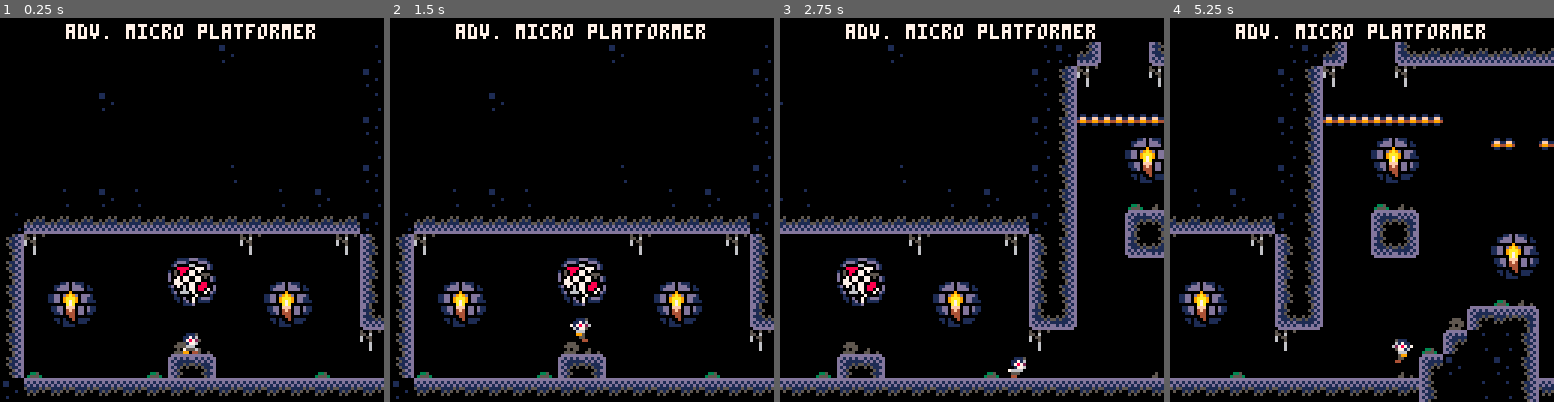
Above: before the commit, frames 1-4 (left to right).
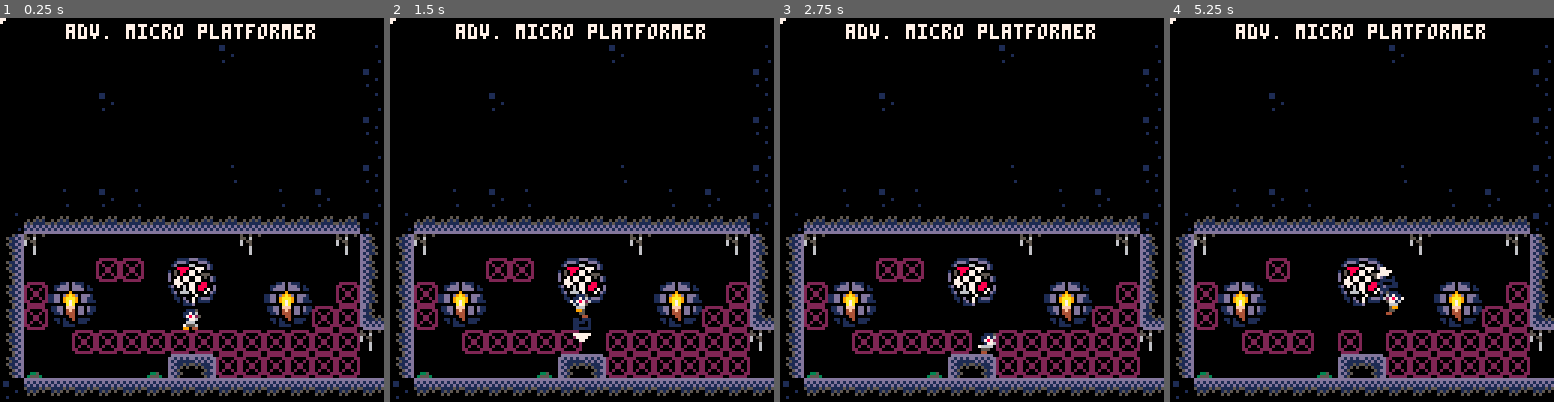
Above: after the commit, the same moments.

Repository: AntonPetrochenko/old48
Game: PICO-8 cartridge test.p8
The game is run twice, just before and just after one commit, with the same random seed, the same clock (stepped at 60 frames per second) and the same inputs.
Inputs:
- Up to frame 1 (0.25 s): no input
- Up to frame 2 (1.5 s): tap X (X key) at 0.33, 1.07 s; tap O (Z key) at 0.7 s
- Up to frame 3 (2.75 s): hold Right 1.6-2.1 s; tap O (Z key) at 1.7, 2.1, 2.5 s; tap X (X key) at 1.85 s; hold Up 2.15-2.42 s; hold Right from 2.47 s (still down)
- Up to frame 4 (5.25 s): tap O (Z key) every 0.4 s from 2.9 to 4.9 s; tap X (X key) at 2.97, 4.08, 5.2 s; release Right at 3.03 s; hold Left 3.08-3.58 s; hold Down 3.63-3.97 s; hold Right 4.02-4.68 s; hold Up 4.73-5.03 s; hold Left from 5.08 s (still down)

The runs differ from the first frame. In frame 1, 5.8% of the frame differs, in the area x 0-94%, y 0-94%; in frame 2, 5.7%; in frame 3, 26%; in frame 4, 28%, in the area x 0-100%, y 0-100%.

Commit message:
Progress

Diff:
--- a/test.p8
+++ b/test.p8
@@ -59,6 +59,10 @@
 	if abs(yd)>=ys then return false end
 
 	return true
+end
+
+function fget_at(x,y,f)
+	return fget(mget(flr(x/8),flr(y/8)),f)
 end
 
 --check if pushing into side tile and resolve.
@@ -117,13 +121,16 @@
 function collide_roof(self)
 	--check for collision at multiple points along the top
 	--of the sprite: left, center, and right.
+	local landed = false
 	for i=-(self.w/3),(self.w/3),2 do
 		if fget(mget((self.x+i)/8,(self.y-(self.h/2))/8),0) then
 			self.dy=0
 			self.y=flr((self.y-(self.h/2))/8)*8+8+(self.h/2)
 			self.jump_hold_time=0
+			landed = true
 		end
 	end
+	return landed
 end
 
 --make 2d vector
@@ -152,6 +159,23 @@
 
 --round to the nearest whole number.
 function round(a) return flr(a+0.5) end
+
+--vector length
+function vec_length(x,y)
+	return sqrt(sqr(x)+sqr(y))
+end
+
+--normalize vec
+function vec_normalize(x,y)
+	local l = vec_length(x,y)
+	return x/l,y/l
+end
+
+function vec_angle(ex,ey,sx,sy)
+	local sx = sx or 0
+	local sy = sy or 0
+	return atan2(sx - ex, sy - ey)
+end
 
 
 --utils
@@ -183,6 +207,31 @@
 	local startx=x-(len/2)
 	local starty=y-2
 	printo(str,startx,starty,col,col_bg)
+end
+
+function rspr(sx,sy,x,y,a,w)
+    local ca,sa=cos(a),sin(a)
+    local srcx,srcy
+    local ddx0,ddy0=ca,sa
+    local mask=shl(0xfff8,(w-1))
+    w*=4
+    ca*=w-0.5
+    sa*=w-0.5
+    local dx0,dy0=sa-ca+w,-ca-sa+w
+    w=2*w-1
+    for ix=0,w do
+        srcx,srcy=dx0,dy0
+        for iy=0,w do
+            if band(bor(srcx,srcy),mask)==0 then
+                local c=sget(sx+srcx,sy+srcy)
+                if (c>0) pset(x+ix,y+iy,c)
+            end
+            srcx-=ddy0
+            srcy+=ddx0
+        end
+        dx0+=ddx0
+        dy0+=ddy0
+    end
 end
 
 --objects
@@ -238,6 +287,29 @@
 			is_down=false,--currently down
 			ticks_down=0,--how long down
 		},
+		drill_button=
+		{
+			update=function(self)
+				--start with assumption
+				--that not a new press.
+				self.is_pressed=false
+				if btn(4) then
+					if not self.is_down then
+						self.is_pressed=true
+					end
+					self.is_down=true
+					self.ticks_down+=1
+				else
+					self.is_down=false
+					self.is_pressed=false
+					self.ticks_down=0
+				end
+			end,
+			--state
+			is_pressed=false,--pressed this frame
+			is_down=false,--currently down
+			ticks_down=0,--how long down
+		},
 
 		jump_hold_time=0,--how long jump is held
 		min_jump_press=5,--min time jump can be held
@@ -288,6 +360,15 @@
 			self.curframe=1
 		end,
 
+		uncharge = function(self)
+			if (self.charge) then
+				cam:shake(15,2)
+				sfx(2,-1)
+				sfx(2)
+
+
+			end
+		end,
 		--call once per tick.
 		update=function(self)
 
@@ -312,13 +393,20 @@
 			end
 
 			--limit walk speed
-			self.dx=mid(-self.max_dx,self.dx,self.max_dx)
+			if not self.charge then
+				self.dx=mid(-self.max_dx,self.dx,self.max_dx)
+			end
+
+
 
 			--move in x
 			self.x+=self.dx
 
 			--hit walls
-			collide_side(self)
+			if collide_side(self) then
+				self:uncharge()
+				self.charge = false
+			end
 
 			--jump buttons
 			self.jump_button:update()
@@ -355,9 +443,39 @@
 				self.jump_hold_time=0
 			end
 
+			self.drill_button:update()
+
+			if self.drill_button.is_pressed and not self.grounded then
+				self.charge = true
+				local ndx,ndy = vec_normalize(self.dx,self.dy)
+				self.cdx = ndx*3
+				self.cdy = ndy*3
+			else
+				--self.jump_hold_time=0
+			end
+
+			if self.charge then
+				sfx(1)
+				self.dx = self.cdx
+				self.dy = self.cdy
+				for i=0,5 do
+
+					local bx = self.x+self.cdx*5
+					local by = self.y+self.cdy*5
+					-- break block
+					if fget_at(bx,by,7) then
+						sfx(3)
+						--self:uncharge()
+						mset(flr(bx/8),flr(by/8),0)
+					end
+
+				end
+			end
 			--move in y
 			self.dy+=self.grav
-			self.dy=mid(-self.max_dy,self.dy,self.max_dy)
+			if not self.charge then
+				self.dy=mid(-self.max_dy,self.dy,self.max_dy)
+			end
 			self.y+=self.dy
 
 			--floor
@@ -365,10 +483,18 @@
 				self:set_anim("jump")
 				self.grounded=false
 				self.airtime+=1
+			else
+				self:uncharge()
+				self.charge = false
+
 			end
 
 			--roof
-			collide_roof(self)
+			if collide_roof(self) then
+				self:uncharge()
+				self.charge = false
+
+			end
 
 			--handle playing correct animation when
 			--on the ground.
@@ -414,6 +540,12 @@
 
 		--draw the player
 		draw=function(self)
+			local nx,ny = vec_normalize(self.dx,self.dy)
+			circfill(bx,by,1,7)
+			if not self.grounded then
+				rspr(120,24,self.x+nx*8-4,self.y+ny*8-4,-vec_angle(nx,ny),1)
+			end
+
 			local a=self.anims[self.curanim]
 			local frame=a.frames[self.curframe]
 			spr(frame,
@@ -535,7 +667,6 @@
 	p1:update()
 	cam:update()
 	--demo camera shake
-	if(btnp(4))cam:shake(15,2)
 end
 
 function _draw()
@@ -581,21 +712,21 @@
 00000000000000000000000000000000000000000000000000000000000000000000000000000000000000000000000000000000000000000000000000000000
 00000000000000000000000000000000000000000000000000000000000000000000000000000000000000000000000000000000000000000000000000000000
 00000000000000000000000000000000000000000000000000000000000000000000000000000000000000000000000000000000000000000000000000000000
-00000000000000000000000000000000000000000000000000000000000000000000000000000000000000000000000000000000000000000000000000000000
-00000000000000000000000000000000000000000000000000000000000000000000000000000000000000000000000000000000000000000000000000000000
-00000000000000000000000000000000000000000000000000000000000000000000000000000000000000000000000000000000000000000000000000000000
-00000000000000000000000000000000000000000000000000000000000000000000000000000000000000000000000000000000000000000000000000000000
-00000000000000000000000000000000000000000000000000000000000000000000000000000000000000000000000000000000000000000000000000000000
-00000000000000000000000000000000000000000000000000000000000000000000000000000000000000000000000000000000000000000000000000000000
-00000000000000000000000000000000000000000000000000000000000000000000000000000000000000000000000000000000000000000000000000000000
-011001100dddddddddddddd0000051dddd150000dddddddd000051dd00000000d1d5000000000000000000000000000000000000000000000000000000000000
-1ff11ff1dd1d1d1dd1d1d1dd00051d1dd1115000d1d1d1d100511d1d00000000dd11500001100000000001000000000000000000000000000000000000000000
-49944994d1d111111d1d1d1d000051dddd1500001d1d1d1d000511dd00005050d1d5000001100000000000000000000000000000000000000000000000000000
-01100110dd111515515111dd05051d1dd11150505111151500511d1d05051510dd11500000000000000000000000000000000000000000000000000000000000
-00000000d1d150500505111d515111dddd11151501515050000511dd51511115d1d1150000000100000000000000000000000000000000000000000000000000
-00000000dd150000000051dd11111d1dd1d1d1d10505000000005d1dd1d1d1d1dd11500000000000000000000000000000000000000000000000000000000000
-00000000d1d150000005111dd1d1d1dddd1d1d1d00000000000511dd1d1d1d1dd1d1150000100000000000100000000000000000000000000000000000000000
-00000000dd150000000051ddddddddd00ddddddd0000000000005d1ddddddddddd15000000000000000000000000000000000000000000000000000000000000
+00000000000000000000000000000000000000000000000000000000000000000000000000000000000000000000000000000000000000000000000000701111
+00000000000000000000000000000000000000000000000000000000000000000000000000000000000000000000000000000000000000000000000007701111
+00000000000000000000000000000000000000000000000000000000000000000000000000000000000000000000000000000000000000000000000077701010
+00000000000000000000000000000000000000000000000000000000000000000000000000000000000000000000000000000000000000000000000077701011
+00000000000000000000000000000000000000000000000000000000000000000000000000000000000000000000000000000000000000000000000007701001
+00000000000000000000000000000000000000000000000000000000000000000000000000000000000000000000000000000000000000000000000000701111
+00000000000000000000000000000000000000000000000000000000000000000000000000000000000000000000000000000000000000000000000000000000
+011001100dddddddddddddd0000051dddd150000dddddddd000051dd00000000d1d5000000000000000000000000000002222220000000000000000000000000
+1ff11ff1dd1d1d1dd1d1d1dd00051d1dd1115000d1d1d1d100511d1d00000000dd11500001100000000001000000000022000022000000000000000000000000
+49944994d1d111111d1d1d1d000051dddd1500001d1d1d1d000511dd00005050d1d5000001100000000000000000000020200202000000000000000000000000
+01100110dd111515515111dd05051d1dd11150505111151500511d1d05051510dd11500000000000000000000000000020022002000000000000000000000000
+00000000d1d150500505111d515111dddd11151501515050000511dd51511115d1d1150000000100000000000000000020022002000000000000000000000000
+00000000dd150000000051dd11111d1dd1d1d1d10505000000005d1dd1d1d1d1dd11500000000000000000000000000020200202000000000000000000000000
+00000000d1d150000005111dd1d1d1dddd1d1d1d00000000000511dd1d1d1d1dd1d1150000100000000000100000000022000022000000000000000000000000
+00000000dd150000000051ddddddddd00ddddddd0000000000005d1ddddddddddd15000000000000000000000000000002222220000000000000000000000000
 000011d0d111000000000000000000000001111ddd1110000001111ddd1110000000111011110000000000000000000000000000000000000000000000000000
 0011ddd0ddd101000000000000000000001ddd1000ddd100001ddd1000ddd1000011111011110100000000000000000000000000000000000000000000000000
 001dddd0dddd0110000000000000000001d0000ee0000d1001d0000660000d100011111011110110000000000000000000000000000000000000000000000000
@@ -815,7 +946,7 @@
 
 
 __gff__
-0000000000000000000000000000000000000000000000000000000000000000000000000000000000000000000000000000000000000000000000000000000002010101010101010101010000000000000000000000000000000000000000000000000000000000000000000000000001010000000100000000000000000000
+0000000000000000000000000000000000000000000000000000000000000000000000000000000000000000000000000000000000000000000000000000000002010101010101010101010081000000000000000000000000000000000000000000000000000000000000000000000001010000000100000000000000000000
 0000000000000000000000000000000000000000000000000000000000000000000000000000000000000000000000000000000000000000000000000000000000000000000000000000000000000000000000000000000000000000000000000000000000000000000000000000000000000000000000000000000000000000
 __map__
 7171717171717171717171717171717171710000717171717171717171717171717171717171000000007171717171710000000000000000000000000000000000000000000000000000000000000000000000000000000000000000000000000000000000000000000000000000000000000000000000000000000000000000
@@ -828,11 +959,14 @@
 70704a70494a70707070704a7049704a46000076740000000000004145420048464747430000000000000000444747480000000000000000000000000000000000000000000000000000000000000000000000000000000000000000000000000000000000000000000000000000000000000000000000000000000000000000
 4a47474747474747474747474747474946000041420000000000004849460048467700000000000000000000007700480000000000000000000000000000000000000000000000000000000000000000000000000000000000000000000000000000000000000000000000000000000000000000000000000000000000000000
 467700000000000000007700000077484600004443000000505100484a464048460000005051000000005051000000480000000000000000000000000000000000000000000000000000000000000000000000000000000000000000000000000000000000000000000000000000000000000000000000000000000000000000
-4600000000000056570000000000004846000000000000006061004849460048464200006061000000006061000041480000000000000000000000000000000000000000000000000000000000000000000000000000000000000000000000000000000000000000000000000000000000000000000000000000000000000000
-460050510000006667000050510000484600000000000000767400484a46004846494200000000545500000000414a480000000000000000000000000000000000000000000000000000000000000000000000000000000000000000000000000000000000000000000000000000000000000000000000000000000000000000
-460060610000000000000060610000444300000000007341454200484946004846704a420000006465000000414970480000000000000000000000000000000000000000000000000000000000000000000000000000000000000000000000000000000000000000000000000000000000000000000000000000000000000000
-46000000000000737400000000000077000000000076414a4a460044474340484670704942000000000000414a7070480000000000000000000000000000000000000000000000000000000000000000000000000000000000000000000000000000000000000000000000000000000000000000000000000000000000000000
-4676000000007641420000000076000000000000744149704946007677007648464970704a4200737400414970704a480000000000000000000000000000000000000000000000000000000000000000000000000000000000000000000000000000000000000000000000000000000000000000000000000000000000000000
+460000004c4c0056570000000000004846000000000000006061004849460048464200006061000000006061000041480000000000000000000000000000000000000000000000000000000000000000000000000000000000000000000000000000000000000000000000000000000000000000000000000000000000000000
+464c5051000000666700005051004c484600000000000000767400484a46004846494200000000545500000000414a480000000000000000000000000000000000000000000000000000000000000000000000000000000000000000000000000000000000000000000000000000000000000000000000000000000000000000
+464c60610000000000000060614c4c444300000000007341454200484946004846704a420000006465000000414970480000000000000000000000000000000000000000000000000000000000000000000000000000000000000000000000000000000000000000000000000000000000000000000000000000000000000000
+4600004c4c4c4c4c4c4c4c4c4c4c4c77000000000076414a4a460044474340484670704942000000000000414a7070480000000000000000000000000000000000000000000000000000000000000000000000000000000000000000000000000000000000000000000000000000000000000000000000000000000000000000
+4676000000007641424c4c4c4c4c4c0000000000744149704946007677007648464970704a4200737400414970704a480000000000000000000000000000000000000000000000000000000000000000000000000000000000000000000000000000000000000000000000000000000000000000000000000000000000000000
 49454545454545454545454545454545454545454548704a4a46454545454545004545454545454545454545454545000000000000000000000000000000000000000000000000000000000000000000000000000000000000000000000000000000000000000000000000000000000000000000000000000000000000000000
 
 
+
+
+
Not shown, added: plan.txt
Not shown, changed: the sound effects (__sfx__) section of test.p8
